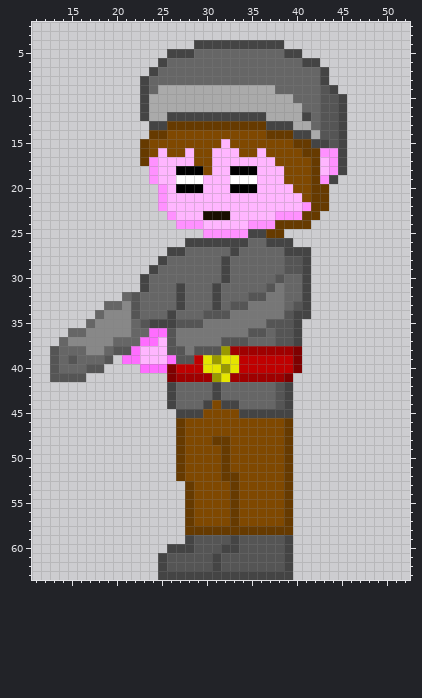
Pixel-art sprite: 地球侵略/data/img/enemy1WaitPoison.png. Above is the file before it was changed.
The file is 64x64 pixels. Shown: x 11..52, y 2..63.
And afterwards:
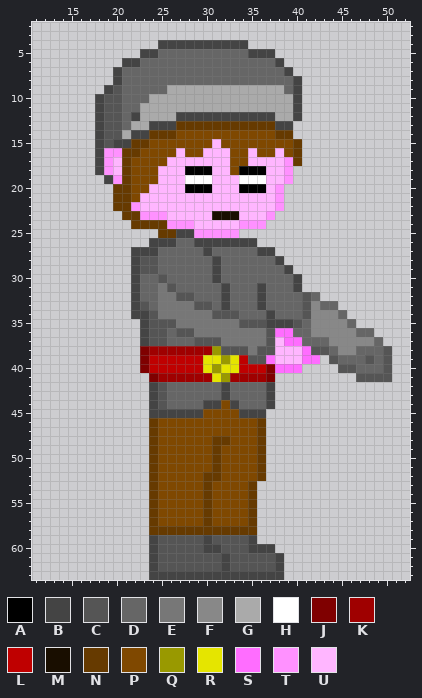
Palette (. is transparent): A #000000  B #444444  C #555555  D #666666  E #777777  F #888888  G #aaaaaa  H #ffffff  J #7f0000  K #9f0000  L #bf0000  M #190e00  N #663a00  P #7f4800  Q #999900  R #e5e500  S #ff6dff  T #ff91ff  U #ffb6ff
Changes in this commit:
@@ x 11..52 @@
  3 ..........................................
- 4 ..................BBBBBBBBBB..............
- 5 ...............BBBDDDDDDDDDDBB............
- 6 ..............BDDDDDDDDDDDDDDDBB..........
- 7 .............BDDDDDDDDDDDDDDDDDDB.........
- 8 ............BDDDDDDDDDDDDDDDDDDDB.........
- 9 ............BDGGGGGGGGGGGGGDDDDDCB........
-10 ............BGGGGGGGGGGGGGGGGDDDCCB.......
-11 ............BGGGGGGGGGGGGGGGGGDDCCB.......
-12 ............BGGBBBBBBBBBBBGGGGBDCCB.......
-13 .............BBNNNNNNNNNNNBBBGGDCCB.......
-14 .............NNPPPPPPPPPPPNNNBBGCCB.......
-15 ............NPPPPPPPPUPPPPPPPNNBBCB.......
-16 ............NPUPPUPPUUUPPUPPPPNNTTB.......
-17 ............NTUUUUPPUUUUUUUPPPPNUTB.......
-18 .............TUUAAAPUUAAAUUUPPPNUTB.......
-19 .............TUUHHHUUUHHHUUUPPPNTB........
-20 ..............TUAAAUUUAAAUUUUPPNN.........
-21 ..............TUUUUUUUUUUUUUUUPNN.........
-22 ..............TUUUUUUUUUUUUUUUTNN.........
-23 ...............TUUUMMMUUUUUTTTNN..........
-24 ................TTTUUUUUTTTNNNN...........
-25 ...................TTTTTBBNN..............
-26 .................BBBBBBBDDBBB.............
-27 ...............BBDDDDDBDDDDDBBB...........
-28 ..............BDDDDDDBDDDDDDCCB...........
-29 .............BDDDDDDDBDDDDDDCCB...........
-30 ............BDDDDDDDDBDDDDDCDDB...........
-31 ............BDDDBDDDBDDDDDCEDDB...........
-32 ..........DCDDDDBDDDBDDDCCEEDDB...........
-33 ........DDFCDDDDBDDDBDCCEEEEDCB...........
-34 .......DFFFCDDDBDDDCCCEEEEEECBB...........
-35 ......DFFFFDCBBBCCCEEEEEEECCCB............
-36 ....DDFFFFFDDSSCEEEEEEEECCDCCB............
-37 ...DFFFFFDDDSSUCEEEEECCCDDDCCB............
-38 ..CDDDFFDCCSUUUCCECCCQKKKKKKKJ............
-39 ..CDCDDDC.SSUUUSCCLRQRRLLLLLLJ............
-40 ..CDDDCC....SSSJLLLRRQRLLLLLLJ............
-41 ..CCCC.........JKKKKQRKKKKKKJ.............
-42 ...............BDDDDBDDDDDDCB.............
-43 ...............BDDDDBDDDDDDCB.............
-44 ...............BDDDBPBBDDDDCB.............
-45 ................BBBPPPPBBBBBB.............
-46 ................NPPPPPPPPPPPN.............
-47 ................NPPPPPPPPPPPN.............
-48 ................NPPPNNPPPPPPN.............
-49 ................NPPPPNPPPPPPN.............
-50 ................NPPPPNPPPPPPN.............
-51 ................NPPPPNPPPPPPN.............
-52 ................NPPPPNNPPPPPN.............
-53 .................NPPPPNPPPPPN.............
-54 .................NPPPPNPPPPPN.............
-55 .................NPPPPNPPPPPN.............
-56 .................NPPPPNPPPPPN.............
-57 .................NPPPPNPPPPPN.............
-58 .................NNNNNNNNNNNN.............
-59 .................BCCCCBCCCCCB.............
-60 ...............BBBCCCBBCCCCCB.............
-61 ..............BCCCCCBCCCCCCCB.............
-62 ..............BCCCCCBCCCCCCCB.............
-63 ..............BBBBBBBBBBBBBBB.............
+ 4 ..............BBBBBBBBBB..................
+ 5 ............BBDDDDDDDDDDBBB...............
+ 6 ..........BBDDDDDDDDDDDDDDDB..............
+ 7 .........BDDDDDDDDDDDDDDDDDDB.............
+ 8 .........BDDDDDDDDDDDDDDDDDDDB............
+ 9 ........BCDDDDDGGGGGGGGGGGGGDB............
+10 .......BCCDDDGGGGGGGGGGGGGGGGB............
+11 .......BCCDDGGGGGGGGGGGGGGGGGB............
+12 .......BCCDBGGGGBBBBBBBBBBBGGB............
+13 .......BCCDGGBBBNNNNNNNNNNNBB.............
+14 .......BCCGBBNNNPPPPPPPPPPPNN.............
+15 .......BCBBNNPPPPPPPUPPPPPPPPN............
+16 .......BTTNNPPPPUPPUUUPPUPPUPN............
+17 .......BTUNPPPPUUUUUUUPPUUUUTN............
+18 .......BTUNPPPUUUAAAUUPAAAUUT.............
+19 ........BTNPPPUUUHHHUUUHHHUUT.............
+20 .........NNPPUUUUAAAUUUAAAUT..............
+21 .........NNPUUUUUUUUUUUUUUUT..............
+22 .........NNTUUUUUUUUUUUUUUUT..............
+23 ..........NNTTTUUUUUMMMUUUT...............
+24 ...........NNNNTTTUUUUUTTT................
+25 ..............NNBBTTTTT...................
+26 .............BBBDDBBBBBBB.................
+27 ...........BBBDDDDDBDDDDDBB...............
+28 ...........BCCDDDDDDBDDDDDDB..............
+29 ...........BCCDDDDDDBDDDDDDDB.............
+30 ...........BDDCDDDDDBDDDDDDDDB............
+31 ...........BDDECDDDDDBDDDBDDDB............
+32 ...........BDDEECCDDDBDDDBDDDDCD..........
+33 ...........BCDEEEECCDBDDDBDDDDCFDD........
+34 ...........BBCEEEEEECCCDDDBDDDCFFFD.......
+35 ............BCCCEEEEEEECCCBBBCDFFFFD......
+36 ............BCCDCCEEEEEEEECSSDDFFFFFDD....
+37 ............BCCDDDCCCEEEEECUSSDDDFFFFFD...
+38 ............JKKKKKKKQCCCECCUUUSCCDFFDDDC..
+39 ............JLLLLLLRRQRLCCSUUUSS.CDDDCDC..
+40 ............JLLLLLLRQRRLLLJSSS....CCDDDC..
+41 .............JKKKKKKRQKKKKJ.........CCCC..
+42 .............BCDDDDDDBDDDDB...............
+43 .............BCDDDDDDBDDDDB...............
+44 .............BCDDDDBBPBDDDB...............
+45 .............BBBBBBPPPPBBB................
+46 .............NPPPPPPPPPPPN................
+47 .............NPPPPPPPPPPPN................
+48 .............NPPPPPPNNPPPN................
+49 .............NPPPPPPNPPPPN................
+50 .............NPPPPPPNPPPPN................
+51 .............NPPPPPPNPPPPN................
+52 .............NPPPPPNNPPPPN................
+53 .............NPPPPPNPPPPN.................
+54 .............NPPPPPNPPPPN.................
+55 .............NPPPPPNPPPPN.................
+56 .............NPPPPPNPPPPN.................
+57 .............NPPPPPNPPPPN.................
+58 .............NNNNNNNNNNNN.................
+59 .............BCCCCCBCCCCB.................
+60 .............BCCCCCBBCCCBBB...............
+61 .............BCCCCCCCBCCCCCB..............
+62 .............BCCCCCCCBCCCCCB..............
+63 .............BBBBBBBBBBBBBBB..............
